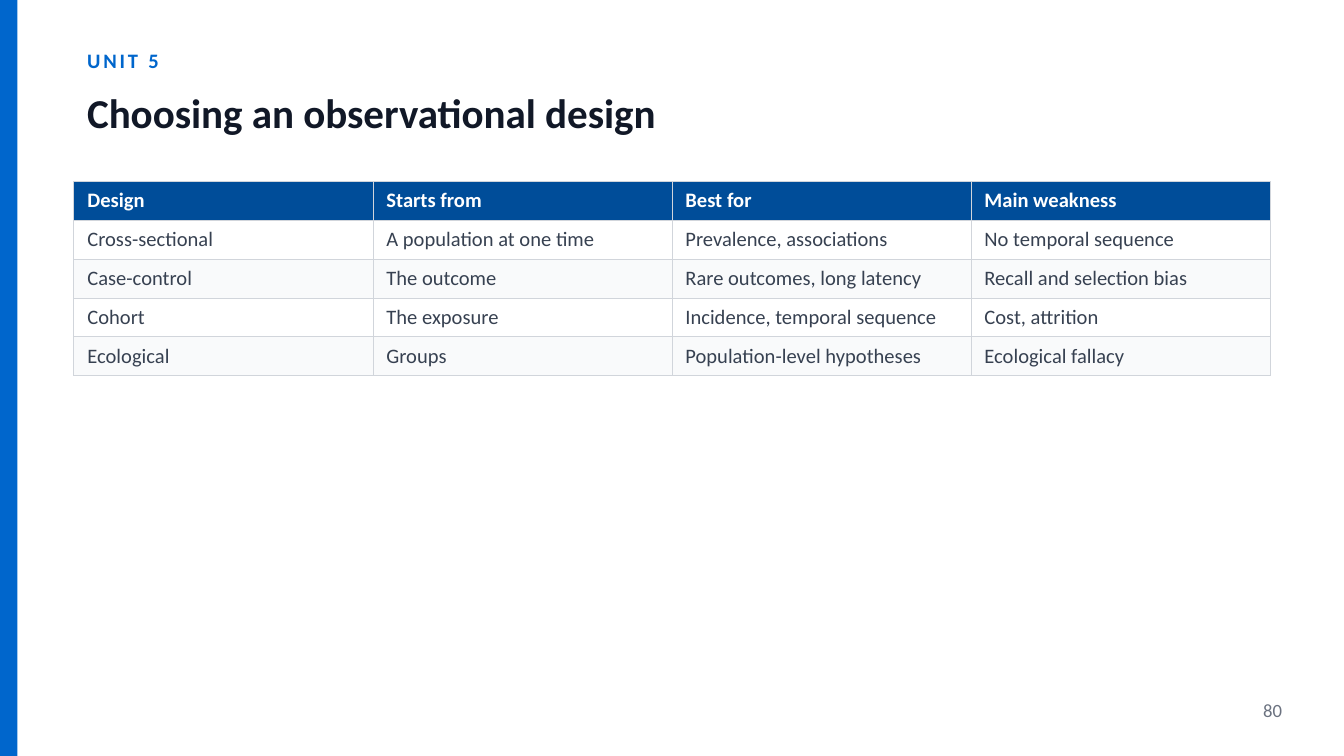
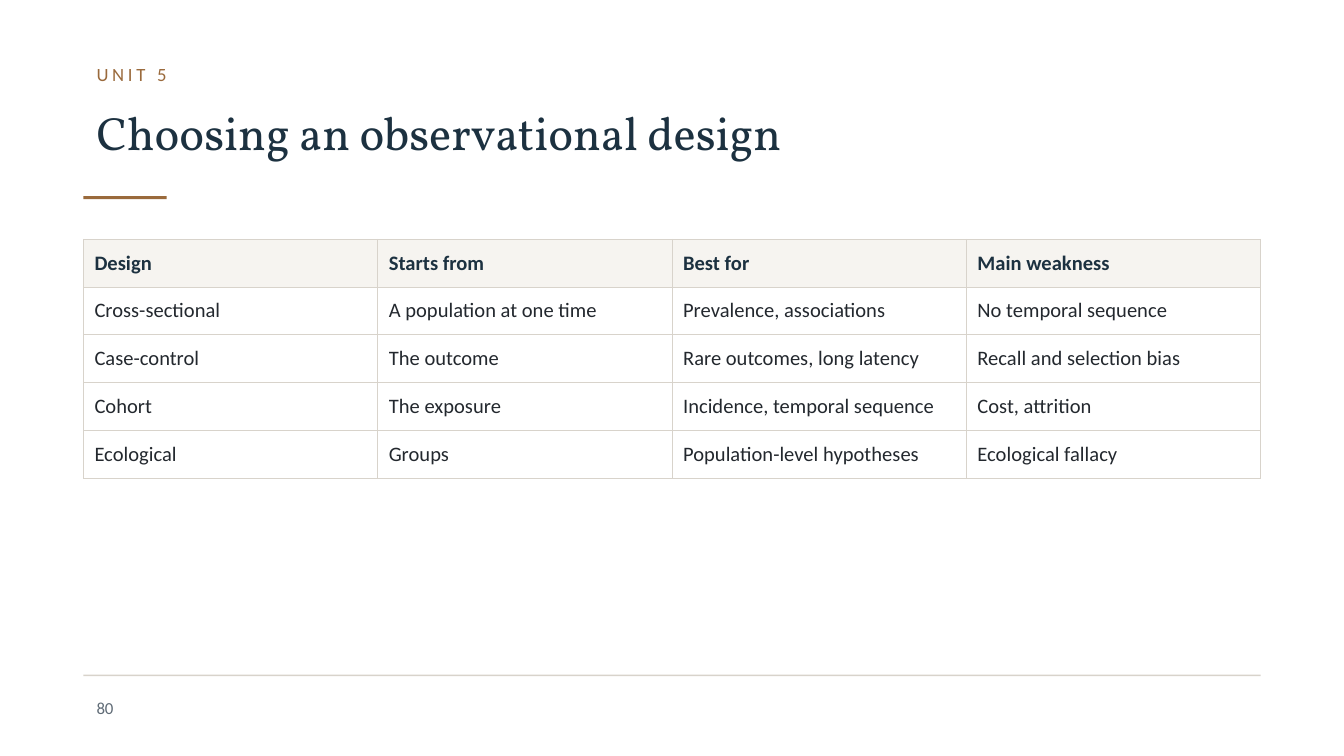
Before and after one commit to JesseAnak7534/ICBB, a slide deck: slide 80 of icbb-website/materials/research-methods/research-methods-slides.pptx. Drawn at 1344x756 pixels with LibreOffice and Linux fonts; fonts in the diff are those of the drawing; background and template pictures are left out. Boxes give left, top, right and bottom in pixels: in the first picture for what was removed or moved away, otherwise in the second. Text is boxed around its words. In the diff, an @@ line names an element or a change of style, - is before the commit and + after.

```diff
--- a/icbb-website/materials/research-methods/research-methods-slides.pptx
+++ b/icbb-website/materials/research-methods/research-methods-slides.pptx
@@ rectangle removed at (0,0,17,756) @@
@@ text "UNIT 5": place and size @@
-text "UNIT 5" at (87,54,158,68)
+text "UNIT 5" at (97,69,166,81)
@@ text "UNIT 5" at (97,69,166,81): size 11 to 10 pt, text colour #0066CC to #9A6A3C, letter spacing 1.5 to 2 pt, bold off @@
@@ text "Choosing an observational design": place and size @@
-text "Choosing an observational design" at (87,99,655,135)
+text "Choosing an observational design" at (97,116,781,162)
@@ text "Choosing an observational design" at (97,116,781,162): size 22 to 25 pt, font Calibri to Vollkorn, text colour #111827 to #1C3140, bold off @@
@@ rectangle added at (83,196,167,199), fill #9A6A3C @@
@@ table at (83,239,1261,469) @@
@@ fill #004D99 to #F6F4F0 in row 1 @@
@@ fill #F9FAFB to #FFFFFF in 8 cells @@
@@ text colour #FFFFFF to #1C3140 in "Design", "Starts from", "Best for", "Main weakness" @@
@@ text colour #374151 to #23282E in "Cross-sectional", "A population at one time", "Prevalence, associations", "No temporal sequence" and 12 more places @@
@@ borders changed @@
@@ table: place and size @@
-table at (74,181,1273,371)
+table at (83,239,1261,469)
@@ rectangle added at (83,675,1261,676), fill #D8D3CB @@
@@ page number: place and size @@
-page number at (1263,704,1282,717)
+page number at (97,702,114,714)
@@ page number at (97,702,114,714): size 10 to 9 pt, text colour #6B7280 to #5F6B76 @@
```
Also in this commit, not shown: 185 other slides changed, 49 other files.
